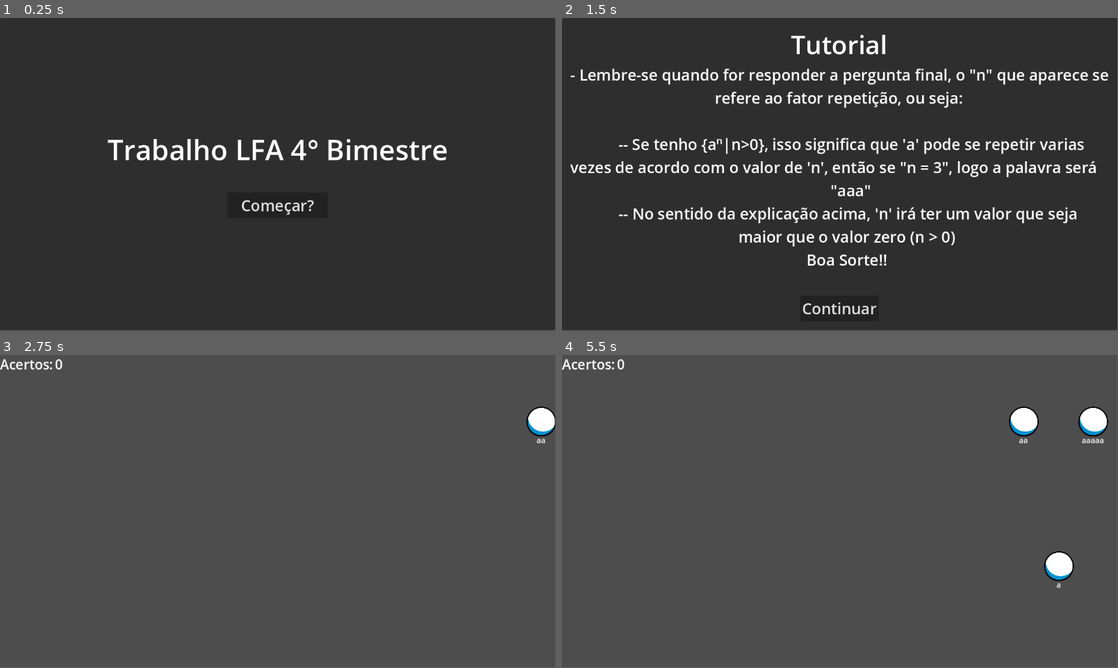
Above: before the commit, frames 1-4 (two rows, left to right).
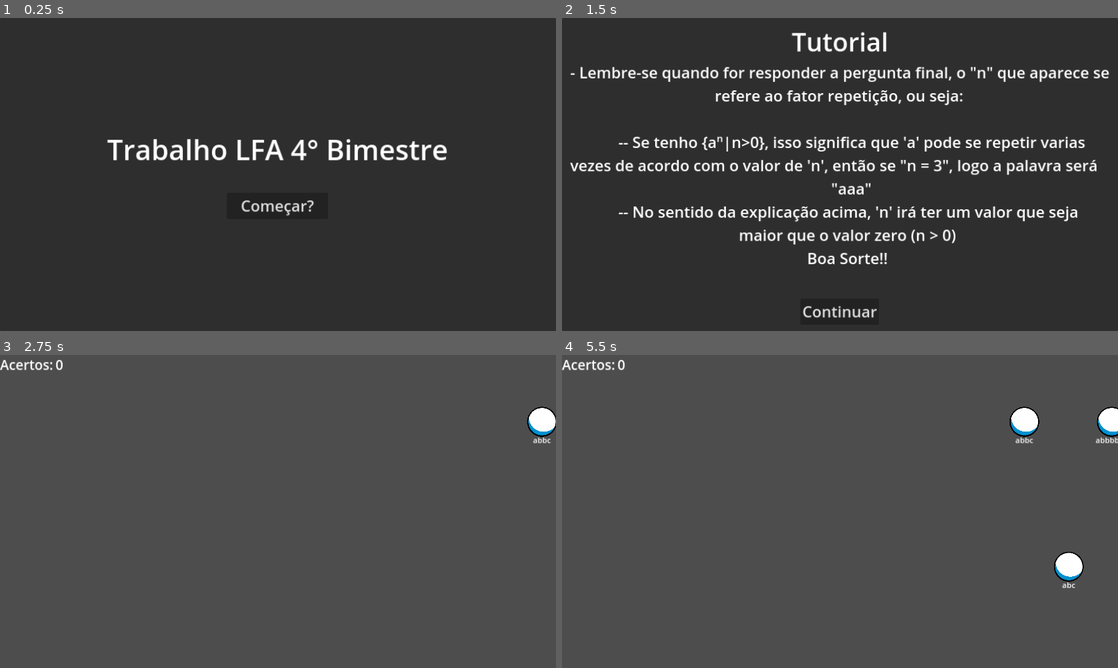
Above: after the commit, the same moments.

Repository: CarlosRissati/TrabalhoLFA4Bim
Game: Godot game, scene res://main.tscn
Two runs of this game, one before a commit and one after it. Both use one fixed random seed, a clock stepped at 60 frames per second and the inputs below.
Inputs:
- Up to frame 1 (0.25 s): no input
- Up to frame 2 (1.5 s): click "Começar?" at 0.5 s; click "Continuar" at 1.25 s
- Up to frame 3 (2.75 s): click "Continuar" at 2 s
- Up to frame 4 (5.5 s): tap Enter at 2.75 s
The window is 799x449 before the commit and 800x450 after it. Grey fills any space a smaller window leaves; there, only what the larger window draws over its background counts as a difference.

The runs differ from the first frame. In frame 1, 0.7% of the frame differs, in the area x 19-81%, y 38-64%; in frame 2, 10%, in the area x 1-99%, y 4-96%; in frame 3, 0.3%; in frame 4, 1.3%.

Commit message:
Concertado maximaização da tela e varáveis não utilizadas

Diff:
--- a/jogo/Inimigo.gd
+++ b/jogo/Inimigo.gd
@@ -14,7 +14,7 @@
 	prompt.parse_bbcode(set_center_tags(prompt_text))
 
 
-func _physics_process(delta):
+func _physics_process(_delta):
 	global_position.x -= speed
 
 
--- a/jogo/Lista.gd
+++ b/jogo/Lista.gd
@@ -9,7 +9,8 @@
 	"{cⁿaⁿ|n>0}",
 	"{abⁿc|n>0}",
 	"{aᶦbʲcᵏ|i = j+k, j>0, k>0}",
-	"{aᶦbʲcᵏ|k = i+j, i>0, j>0}"
+	"{aᶦbʲcᵏ|k = i+j, i>0, j>0}",
+	"{aⁿb²ᵐccbᵖ|n≥1, m≥1, p≥1}"
 ]
 
 var dicionario = {
@@ -20,6 +21,7 @@
 	"{abⁿc|n>0}": ["abc","abbc","abbbc","abbbbc","abbbbbc"],
 	"{aᶦbʲcᵏ|i = j+k, j>0, k>0}": ["aabc","aaabbc","aaabcc","aaaabbcc","aaaabbbc"],
 	"{aᶦbʲcᵏ|k = i+j, i>0, j>0}": ["abcc","aabccc","abbccc","aabbcccc","abbbcccc"],
+	"{aⁿb²ᵐccbᵖ|n≥1, m≥1, p≥1}": ["abbccb", "abbbbccb", "aabbccbb", "aabbbbccbbb", "abbccbbb", "aaabbccb", "aaaabbccbbb", "abbccbbbbb", "aaaaabbccb"],
 }
 
 func get_prompt() -> String:
--- a/jogo/main.gd
+++ b/jogo/main.gd
@@ -23,6 +23,7 @@
 var active_enemy = null
 var current_letter_index: int = -1
 var acertos_realizados: int = 0
+var speed_bool: bool = false
 
 var speed_atual: float = 1.0
 
@@ -83,15 +84,20 @@
 func spawn_enemy():
 	var enemy_instance = Inimigo.instantiate()
 	var spawns = spawn_container.get_children()
-	var index = randi() % spawns.size()
-	if (acertos_realizados % 5 == 0 && acertos_realizados != 0):
+	var index_s = randi() % spawns.size()
+	if (acertos_realizados % 5 == 0 && acertos_realizados != 0 && speed_bool == false):
 		speed_atual += 0.3
+		speed_bool = true
+
+	if(acertos_realizados % 5 != 0):
+		speed_bool = false
+
 	enemy_instance.speed += speed_atual
 	enemy_container.add_child(enemy_instance)
-	enemy_instance.global_position = spawns[index].global_position
-
-
-func _on_fim_de_jogo_body_entered(body):
+	enemy_instance.global_position = spawns[index_s].global_position
+
+
+func _on_fim_de_jogo_body_entered(_body):
 	game_over()
 
 func game_over():
@@ -102,8 +108,8 @@
 	current_letter_index = -1
 	escore.hide()
 	nomear_buttons()
-	for Inimigo in enemy_container.get_children():
-		Inimigo.queue_free()
+	for Inimigos in enemy_container.get_children():
+		Inimigos.queue_free()
 	reativar_botoes()
 
 
--- a/jogo/main.tscn
+++ b/jogo/main.tscn
@@ -28,7 +28,7 @@
 position = Vector2(1165, 438)
 
 [node name="SpawnTimer" type="Timer" parent="."]
-wait_time = 1.2
+wait_time = 1.5
 
 [node name="CanvasLayer" type="CanvasLayer" parent="."]
 
--- a/jogo/project.godot
+++ b/jogo/project.godot
@@ -19,6 +19,11 @@
 
 Lista="*res://Lista.gd"
 
+[display]
+
+window/stretch/mode="canvas_items"
+window/stretch/aspect="ignore"
+
 [dotnet]
 
 project/assembly_name="TrabalhoLFA"
